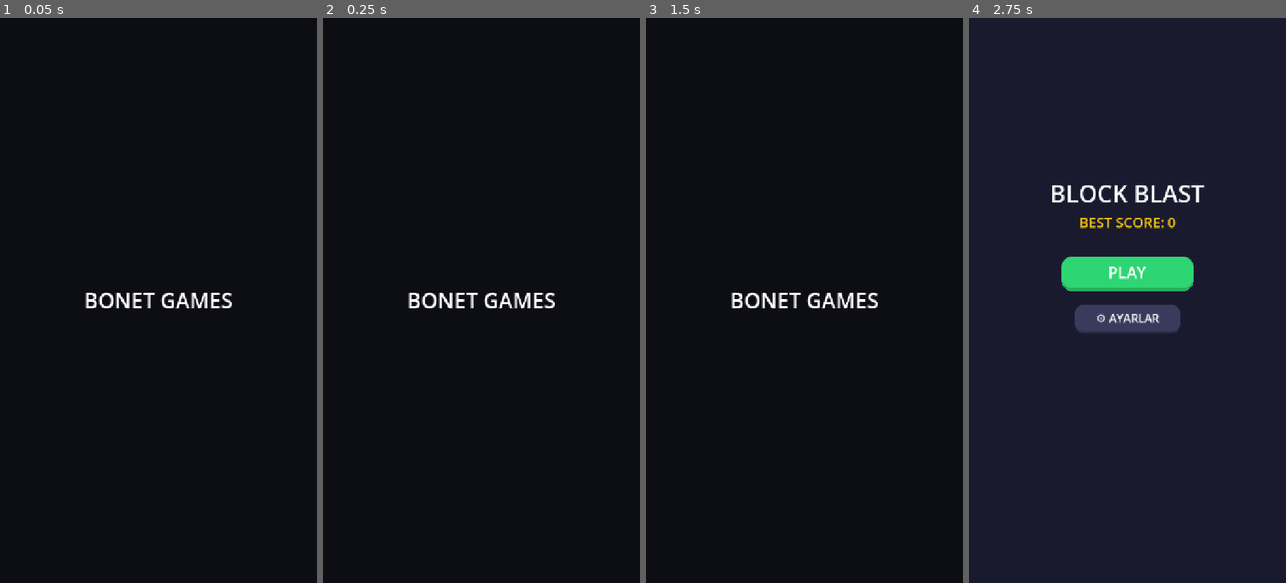
Above: before the commit, frames 1-4 (left to right).
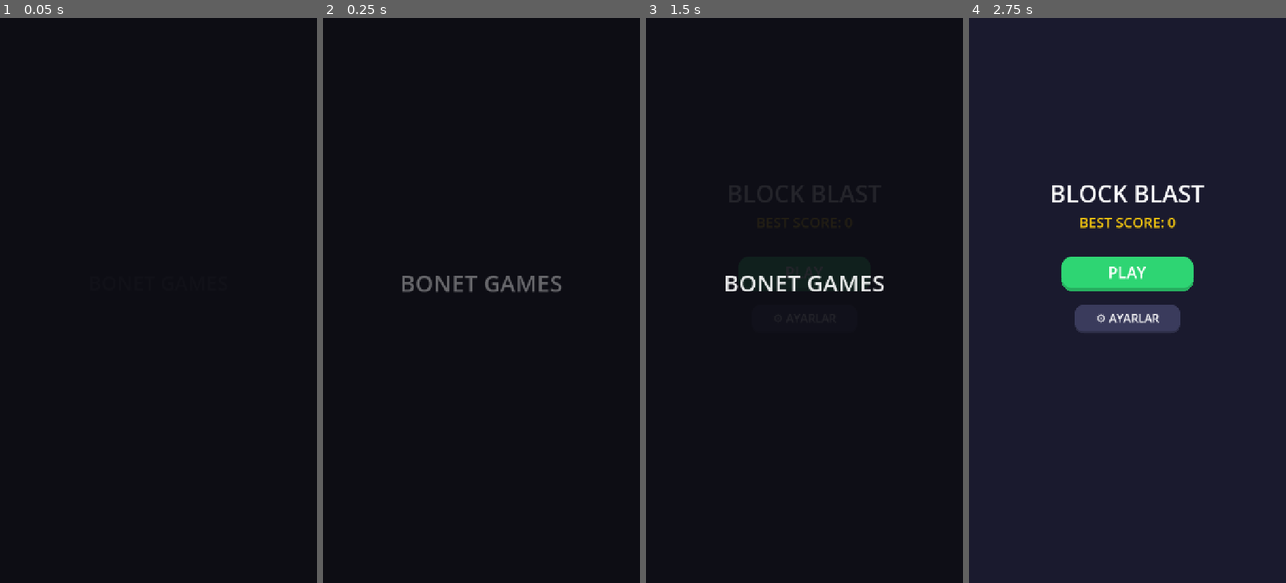
Above: after the commit, the same moments.

Repository: kpgursoy/mygame
Game: Godot game, scene res://scenes/Main.tscn
Two runs of this game, one before a commit and one after it. Both use one fixed random seed, a clock stepped at 60 frames per second and the inputs below.
Inputs:
- Up to frame 1 (0.05 s): no input
- Up to frame 2 (0.25 s): no input
- Up to frame 3 (1.5 s): click "PLAY" at 0.5 s; click "PLAY" at 1.25 s
- Up to frame 4 (2.75 s): click "⚙" at 2 s

The runs differ from the first frame. In frame 1, 0.7% of the frame differs, in the area x 26-74%, y 48-52%; in frame 2, 1.4%; in frame 3, 1.5%, in the area x 25-76%, y 45-52%; in frame 4, nothing differs.

Commit message:
kombo yazısı

Diff:
--- a/scripts/GridView.gd
+++ b/scripts/GridView.gd
@@ -1,7 +1,6 @@
 extends Control
 class_name GridView
 
-# GÜNCELLENDİ: Artık satır ve sütun sayıları ayrı ayrı gönderiliyor
 signal piece_placed(rows_cleared: int, cols_cleared: int, cells_placed: int)
 
 const GRID_SIZE := 8
@@ -12,14 +11,12 @@
 var hover_valid := false
 var hover_color := Color.WHITE
 
-# Taşı sürüklerken kare değişimini takip etmek için
 var last_hover_anchor := Vector2i(-999, -999)
 
 func _ready() -> void:
 	custom_minimum_size = Vector2(GRID_SIZE * cell_size, GRID_SIZE * cell_size)
 	size = custom_minimum_size
 
-	# OTOMATİK ORTALAMA: Ekranın tam ortasına yatayda kilitler
 	anchors_preset = Control.PRESET_CENTER_TOP
 	anchor_left = 0.5
 	anchor_right = 0.5
@@ -31,7 +28,7 @@
 
 func _on_mouse_exited() -> void:
 	hover_cells.clear()
-	last_hover_anchor = Vector2i(-999, -999) # Dışarı çıkınca sıfırla
+	last_hover_anchor = Vector2i(-999, -999)
 	queue_redraw()
 
 func _init_board() -> void:
@@ -50,7 +47,6 @@
 	queue_redraw()
 
 func _draw() -> void:
-	# Arka plan paneli
 	draw_rect(Rect2(Vector2.ZERO, Vector2(GRID_SIZE * cell_size, GRID_SIZE * cell_size)), Color(0.10, 0.11, 0.15))
 
 	for y in range(GRID_SIZE):
@@ -61,10 +57,8 @@
 			if c != null:
 				_draw_styled_block(r, c)
 			else:
-				# Boş kareler için yuvarlatılmış mat kutu
 				_draw_styled_block(r, Color(0.17, 0.18, 0.23), true)
 
-	# Sürüklerken gösterilen önizleme (SADECE GEÇERLİ GÖLGE)
 	if hover_cells.size() > 0:
 		var hc = hover_color
 		hc.a = 0.45
@@ -74,12 +68,10 @@
 				var r = Rect2(cell.x * cell_size + 1, cell.y * cell_size + 1, cell_size - 3, cell_size - 3)
 				_draw_styled_block(r, hc)
 
-# Blokları modern, yuvarlatılmış ve 3D görünümlü çizen fonksiyon
 func _draw_styled_block(rect: Rect2, color: Color, is_empty: bool = false) -> void:
 	var style = StyleBoxFlat.new()
 	style.bg_color = color
 
-	# Köşe yuvarlatma (Block Blast tarzı kavis)
 	var radius = int(rect.size.x * 0.18)
 	style.corner_radius_top_left = radius
 	style.corner_radius_top_right = radius
@@ -87,7 +79,6 @@
 	style.corner_radius_bottom_right = radius
 
 	if not is_empty:
-		# Kenarlara parlaklık/kabartma çizgisi ekler
 		style.border_width_top = 3
 		style.border_width_left = 3
 		style.border_width_bottom = 3
@@ -122,14 +113,11 @@
 		var y = anchor.y + cell.y
 		board[y][x] = color
 
-	# GÜNCELLENDİ: clear_lines() artık [rows, cols] şeklinde bir Array dönüyor
 	var cleared_data = clear_lines()
 	queue_redraw()
 
-	# Sinyale satır ve sütun sayıları ayrı ayrı gönderiliyor
 	piece_placed.emit(cleared_data[0], cleared_data[1], shape.size())
 
-# GÜNCELLENDİ: Dönüş tipi int yerine Array oldu
 func clear_lines() -> Array:
 	var rows_to_clear = []
 	var cols_to_clear = []
@@ -167,18 +155,14 @@
 				if not Vector2i(x, y) in cells_to_animate:
 					cells_to_animate.append(Vector2i(x, y))
 
-		# Güçlü Patlama Animasyonu & Parçacıklar
 		_animate_clearing_cells_v2(cells_to_animate, total_cleared)
 
-	# GÜNCELLENDİ: Satır ve sütun silinme sayılarını ayrı ayrı gönderiyoruz
 	return [rows_to_clear.size(), cols_to_clear.size()]
 
-# GÜÇLÜ PATLAMA & PARÇACIK ANİMASYONU
 func _animate_clearing_cells_v2(cells: Array, intensity: int) -> void:
 	var anim_container = Node2D.new()
 	add_child(anim_container)
 
-	# GRID SARSINTISI (Screen Shake)
 	var original_pos = position
 	var shake_tween = create_tween()
 	for i in range(5):
@@ -189,13 +173,12 @@
 	for cell in cells:
 		var color = board[cell.y][cell.x]
 		if color == null:
-			continue
+			color = Color.WHITE
 
 		board[cell.y][cell.x] = null
 
 		var center_pos = Vector2(cell.x * cell_size + cell_size / 2.0, cell.y * cell_size + cell_size / 2.0)
 
-		# 1. PARÇACIK PATLAMASI (Kıvılcımlar/Konfetiler)
 		var particles = CPUParticles2D.new()
 		particles.position = center_pos
 		particles.emitting = false
@@ -204,7 +187,7 @@
 		particles.lifetime = 0.4
 		particles.explosiveness = 0.9
 		particles.spread = 180.0
-		particles.gravity = Vector2(0, 400) # Aşağı doğru düşüş
+		particles.gravity = Vector2(0, 400)
 		particles.initial_velocity_min = 100.0
 		particles.initial_velocity_max = 220.0
 		particles.scale_amount_min = 4.0
@@ -213,7 +196,6 @@
 		anim_container.add_child(particles)
 		particles.emitting = true
 
-		# 2. PATLAYAN BLOK GÖRSELİ
 		var r = Rect2(cell.x * cell_size + 1, cell.y * cell_size + 1, cell_size - 3, cell_size - 3)
 		var temp_block = Control.new()
 		temp_block.position = r.position
@@ -229,7 +211,6 @@
 		anim_container.add_child(temp_block)
 		temp_block.queue_redraw()
 
-		# TWEEN ANİMASYONU: Hızla büyüyüp parlayarak kaybolma
 		var tween = create_tween().set_parallel(true)
 		tween.tween_property(temp_block, "scale", Vector2(1.35, 1.35), 0.1).set_trans(Tween.TRANS_BACK)
 		tween.tween_property(temp_block, "modulate", Color(2.0, 2.0, 2.0, 0.0), 0.18).set_trans(Tween.TRANS_QUAD)
@@ -252,11 +233,9 @@
 	var row = int(round(top_left.y / cell_size))
 	return Vector2i(col, row)
 
-# EKLENEN YENİ FONKSİYON: En yakın geçerli pozisyonu bulur
 func get_closest_valid_anchor(shape: Array, target_anchor: Vector2i) -> Vector2i:
 	var best_anchor = Vector2i(-999, -999)
-	# Miknatis gucu
-	var min_dist = 2.
+	var min_dist = 2.0
 
 	for y in range(GRID_SIZE):
 		for x in range(GRID_SIZE):
@@ -281,11 +260,9 @@
 	if data.has("color"):
 		hover_color = data["color"]
 
-	# Fare koordinatını alıp en yakın GEÇERLİ yere mıknatıslıyoruz
 	var raw_anchor = anchor_from_local(pos, shape)
 	var best_anchor = get_closest_valid_anchor(shape, raw_anchor)
 
-	# Tahtada blok için hiç geçerli yer yoksa gölgeyi sil
 	if best_anchor == Vector2i(-999, -999):
 		hover_cells = []
 		last_hover_anchor = Vector2i(-999, -999)
@@ -296,7 +273,6 @@
 		last_hover_anchor = best_anchor
 		Input.vibrate_handheld(15)
 
-		# Kare degisikliginde gezinme sesi knk
 		if AudioManager.has_node("SfxHover"):
 			AudioManager.get_node("SfxHover").play()
 
@@ -311,7 +287,6 @@
 	var shape = data["shape"]
 	var color = data["color"]
 
-	# Bırakırken de farenin durduğu yeri değil, mıknatısın yapıştığı son yeri alıyoruz
 	var raw_anchor = anchor_from_local(pos, shape)
 	var best_anchor = get_closest_valid_anchor(shape, raw_anchor)
 
@@ -319,7 +294,6 @@
 	last_hover_anchor = Vector2i(-999, -999)
 
 	if best_anchor != Vector2i(-999, -999):
-		#Blok oturtma sesi
 		if AudioManager.has_node("SfxPlace"):
 			AudioManager.get_node("SfxPlace").play()
 
--- a/scripts/Main.gd
+++ b/scripts/Main.gd
@@ -40,7 +40,6 @@
 
 var score_label: Label
 var high_score_label: Label
-var combo_label: Label
 var tray_container: Control
 var game_over_panel: Control
 var final_score_label: Label
@@ -58,10 +57,7 @@
 var main_menu_btn: Button
 var settings_card: Panel
 
-var combo_tween: Tween
-
 var studio_name_text := "BONET GAMES"
-var logo_path := "res://logo.png"
 
 func _ready() -> void:
 	randomize()
@@ -89,7 +85,7 @@
 	title.horizontal_alignment = HORIZONTAL_ALIGNMENT_CENTER
 	add_child(title)
 
-	# SAĞ ÜST AYARLAR BUTONU (OYUN İÇİ)
+	# SAĞ ÜST AYARLAR BUTONU
 	in_game_settings_btn = Button.new()
 	in_game_settings_btn.text = "⚙"
 	in_game_settings_btn.position = Vector2(630, 30)
@@ -131,18 +127,6 @@
 	high_score_label.position = Vector2(420, 100)
 	add_child(high_score_label)
 
-	combo_label = Label.new()
-	combo_label.text = "COMBO x1!"
-	combo_label.add_theme_font_size_override("font_size", 32)
-	combo_label.add_theme_color_override("font_color", Color("ff9f43"))
-	combo_label.position = Vector2(0, 130)
-	combo_label.size = Vector2(720, 50)
-	combo_label.horizontal_alignment = HORIZONTAL_ALIGNMENT_CENTER
-	combo_label.pivot_offset = combo_label.size / 2.0
-	combo_label.visible = false
-	combo_label.z_index = 50
-	add_child(combo_label)
-
 	grid = GridView.new()
 	grid.position = Vector2(64, 180)
 	grid.piece_placed.connect(_on_piece_placed)
@@ -178,6 +162,64 @@
 	_build_settings_panel()
 
 	_show_splash_screen()
+
+# SADECE "BONET GAMES" YAZILI ŞIK INTRO EKRANI
+func _show_splash_screen() -> void:
+	splash_panel = ColorRect.new()
+	splash_panel.color = Color("0d0d14")
+	splash_panel.anchor_right = 1.0
+	splash_panel.anchor_bottom = 1.0
+	splash_panel.z_index = 200
+	add_child(splash_panel)
+
+	var st_label = Label.new()
+	st_label.text = studio_name_text
+	st_label.add_theme_font_size_override("font_size", 52)
+	st_label.add_theme_color_override("font_color", Color("ffffff"))
+	st_label.position = Vector2(0, 560)
+	st_label.size = Vector2(720, 80)
+	st_label.horizontal_alignment = HORIZONTAL_ALIGNMENT_CENTER
+	st_label.vertical_alignment = VERTICAL_ALIGNMENT_CENTER
+	st_label.pivot_offset = Vector2(360, 40)
+	st_label.modulate.a = 0.0
+	st_label.scale = Vector2(0.8, 0.8)
+	splash_panel.add_child(st_label)
+
+	var tween = create_tween().set_parallel(true)
+	tween.tween_property(st_label, "modulate:a", 1.0, 0.6).set_trans(Tween.TRANS_SINE)
+	tween.tween_property(st_label, "scale", Vector2(1.0, 1.0), 0.6).set_trans(Tween.TRANS_BACK).set_ease(Tween.EASE_OUT)
+
+	var seq = create_tween()
+	seq.tween_interval(1.4)
+	seq.tween_property(splash_panel, "modulate:a", 0.0, 0.5).set_trans(Tween.TRANS_SINE)
+	seq.tween_callback(splash_panel.queue_free)
+
+# IZGARA ÜZERİNDE DİNAMİK POP-UP KOMBO
+func _show_combo_popup(text: String, spawn_pos: Vector2) -> void:
+	var pop_label = Label.new()
+	pop_label.text = text
+	pop_label.add_theme_font_size_override("font_size", 38)
+	pop_label.add_theme_color_override("font_color", Color("ff9f43"))
+	pop_label.add_theme_color_override("font_outline_color", Color("000000"))
+	pop_label.add_theme_constant_override("outline_size", 6)
+
+	pop_label.custom_minimum_size = Vector2(300, 60)
+	pop_label.horizontal_alignment = HORIZONTAL_ALIGNMENT_CENTER
+	pop_label.vertical_alignment = VERTICAL_ALIGNMENT_CENTER
+	pop_label.pivot_offset = Vector2(150, 30)
+	pop_label.position = spawn_pos - Vector2(150, 30)
+	pop_label.z_index = 90
+	add_child(pop_label)
+
+	pop_label.scale = Vector2(0.3, 0.3)
+	pop_label.modulate.a = 1.0
+
+	var tween = create_tween().set_parallel(true)
+	tween.tween_property(pop_label, "scale", Vector2(1.3, 1.3), 0.25).set_trans(Tween.TRANS_BACK).set_ease(Tween.EASE_OUT)
+	tween.tween_property(pop_label, "position:y", pop_label.position.y - 60.0, 0.6).set_trans(Tween.TRANS_QUAD)
+	tween.tween_property(pop_label, "modulate:a", 0.0, 0.6).set_ease(Tween.EASE_IN)
+
+	tween.chain().tween_callback(pop_label.queue_free)
 
 # ANA MENÜ PANELİ
 func _build_start_menu_panel() -> void:
@@ -311,7 +353,6 @@
 	volume_slider.value_changed.connect(_on_volume_changed)
 	settings_card.add_child(volume_slider)
 
-	# 🔄 YENİDEN BAŞLAT BUTONU (Sadece oyun içinde görünür)
 	restart_btn = Button.new()
 	restart_btn.text = "🔄 YENİDEN BAŞLAT"
 	restart_btn.position = Vector2(110, 205)
@@ -333,7 +374,6 @@
 	restart_btn.add_theme_stylebox_override("pressed", rst_style)
 	settings_card.add_child(restart_btn)
 
-	# 🏠 ANA MENÜYE DÖN BUTONU (Sadece oyun içinde görünür)
 	main_menu_btn = Button.new()
 	main_menu_btn.text = "🏠 ANA MENÜ"
 	main_menu_btn.position = Vector2(110, 275)
@@ -355,7 +395,6 @@
 	main_menu_btn.add_theme_stylebox_override("pressed", menu_style)
 	settings_card.add_child(main_menu_btn)
 
-	# ❌ DEVAM ET / KAPAT BUTONU
 	var close_btn = Button.new()
 	close_btn.text = "KAPAT"
 	close_btn.position = Vector2(160, 345)
@@ -378,7 +417,6 @@
 	close_btn.add_theme_stylebox_override("pressed", close_style)
 	settings_card.add_child(close_btn)
 
-# AYARLARI AÇARKEN OYUN İÇİNDEN Mİ AÇILDIĞINI KONTROL EDER
 func _open_settings(is_in_game: bool = false) -> void:
 	if is_in_game:
 		restart_btn.visible = true
@@ -447,42 +485,6 @@
 
 func _on_combo_timeout() -> void:
 	combo_count = 0
-	if combo_label.visible and not (combo_tween and combo_tween.is_valid()):
-		combo_label.visible = false
-
-func _show_splash_screen() -> void:
-	splash_panel = ColorRect.new()
-	splash_panel.color = Color("0d0d14")
-	splash_panel.anchor_right = 1.0
-	splash_panel.anchor_bottom = 1.0
-	splash_panel.z_index = 200
-	add_child(splash_panel)
-
-	var vbox = VBoxContainer.new()
-	vbox.anchor_right = 1.0
-	vbox.anchor_bottom = 1.0
-	vbox.alignment = BoxContainer.ALIGNMENT_CENTER
-	splash_panel.add_child(vbox)
-
-	if ResourceLoader.exists(logo_path):
-		var logo = TextureRect.new()
-		logo.texture = load(logo_path)
-		logo.expand_mode = TextureRect.EXPAND_IGNORE_SIZE
-		logo.stretch_mode = TextureRect.STRETCH_KEEP_ASPECT_CENTERED
-		logo.custom_minimum_size = Vector2(220, 220)
-		vbox.add_child(logo)
-
-	var st_label = Label.new()
-	st_label.text = studio_name_text
-	st_label.add_theme_font_size_override("font_size", 48)
-	st_label.add_theme_color_override("font_color", Color("ffffff"))
-	st_label.horizontal_alignment = HORIZONTAL_ALIGNMENT_CENTER
-	vbox.add_child(st_label)
-
-	var tween = create_tween()
-	tween.tween_interval(1.5)
-	tween.tween_property(splash_panel, "modulate:a", 0.0, 1.0).set_trans(Tween.TRANS_SINE)
-	tween.tween_callback(splash_panel.queue_free)
 
 func _build_game_over_panel() -> void:
 	var dim = ColorRect.new()
@@ -581,20 +583,10 @@
 		Input.vibrate_handheld(vibration_time)
 
 		if combo_count >= 1:
-			combo_label.text = "COMBO x%d!" % combo_count
-			combo_label.visible = true
-			combo_label.modulate.a = 1.0
-
-			if combo_tween and combo_tween.is_valid():
-				combo_tween.kill()
-
-			combo_tween = create_tween()
-			combo_label.scale = Vector2(1.5, 1.5)
-
-			combo_tween.tween_property(combo_label, "scale", Vector2(1.0, 1.0), 0.3).set_trans(Tween.TRANS_BOUNCE)
-			combo_tween.tween_interval(0.8)
-			combo_tween.tween_property(combo_label, "modulate:a", 0.0, 0.4)
-			combo_tween.tween_callback(func(): combo_label.visible = false)
+			var combo_text = "COMBO x%d!" % combo_count
+			var random_offset = Vector2(randf_range(100, 412), randf_range(100, 412))
+			var pop_pos = grid.global_position + random_offset
+			_show_combo_popup(combo_text, pop_pos)
 	else:
 		Input.vibrate_handheld(40)
 
@@ -639,7 +631,6 @@
 	score = 0
 	combo_count = 0
 	combo_timer.stop()
-	combo_label.visible = false
 	score_label.text = "Score: 0"
 	grid.reset_board()
 	_new_tray()
